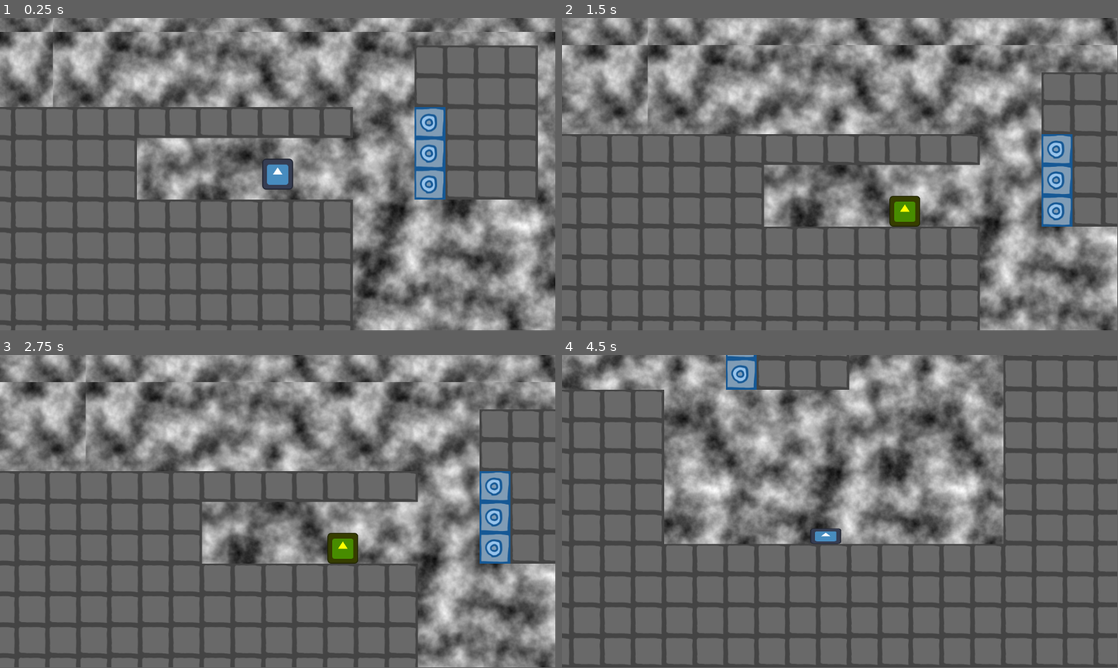
Above: before the commit, frames 1-4 (two rows, left to right).
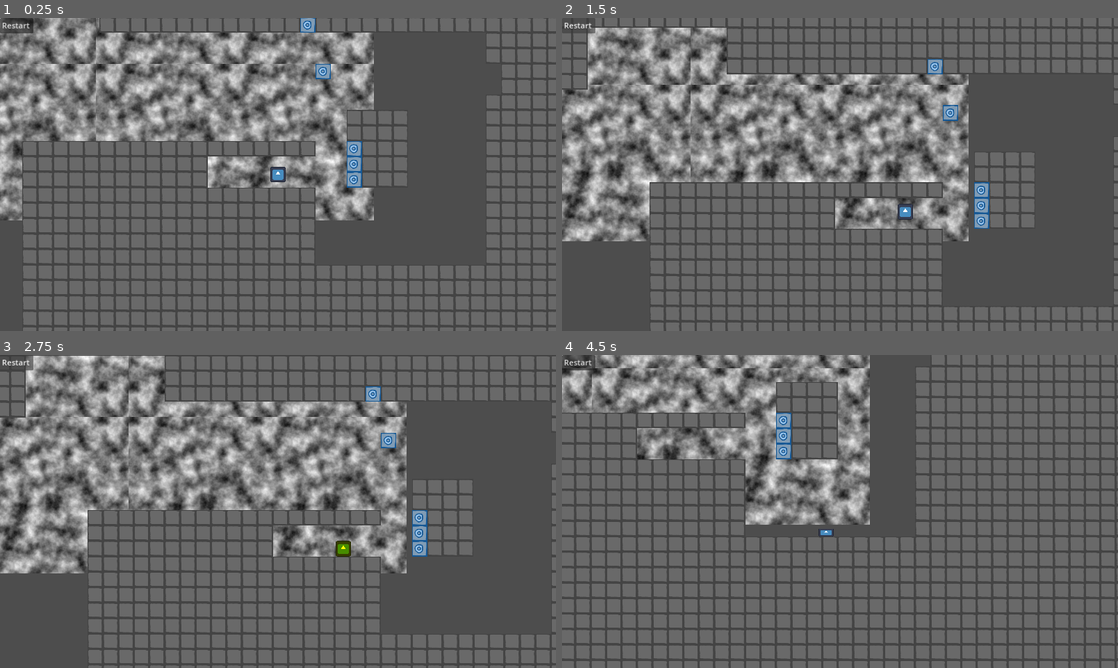
Above: after the commit, the same moments.

Repository: Haydoggo/GW61
Game: Godot game, scene res://scenes/test_level.tscn
Two runs of this game, one before a commit and one after it. Both use one fixed random seed, a clock stepped at 60 frames per second and the inputs below. The engine's default icon, where the game draws it, is replaced by a stand-in: a white triangle on a blue panel in a dark square.
Inputs (mouse positions are in pixels of both pictures, inside the frame that each line leads up to):
- Up to frame 1 (0.25 s): no input
- Up to frame 2 (1.5 s): click (578, 24) at 0.5 s, where only the run after the commit has a clickable "Restart"; click (578, 24) at 1.25 s, where only the run after the commit has a clickable "Restart"
- Up to frame 3 (2.75 s): click (16, 361) at 2 s, where only the run after the commit has a clickable "Restart"
- Up to frame 4 (4.5 s): tap Enter at 2.75 s; move the mouse to (962, 495) at 2.77 s; hold D (move_right) 2.78-4.28 s; click (962, 495) at 2.85 s; tap Space (jump) at 3.02, 3.77 s; move the mouse to (728, 527) at 3.52 s; right-click (728, 527) at 3.6 s; move the mouse to (895, 442) at 4.27 s; hold A (move_left) from 4.28 s (still down); tap S (slide) at 4.35 s
In our replay, the window is 799x449 before the commit and 800x450 after it. These sizes can differ from the game's own. Grey fills any space a smaller window leaves; there, only what the larger window draws over its background counts as a difference.

The runs differ from the first frame. In frame 1, 61% of the frame differs, in the area x 0-100%, y 0-100%; in frame 2, 62%; in frame 3, 63%; in frame 4, 54%.

Commit message:
Add restart and adjust camera

Diff:
--- a/project.godot
+++ b/project.godot
@@ -14,6 +14,11 @@
 run/main_scene="res://scenes/test_level.tscn"
 config/features=PackedStringArray("4.1", "GL Compatibility")
 config/icon="res://icon.svg"
+
+[display]
+
+window/stretch/mode="canvas_items"
+window/stretch/aspect="expand"
 
 [input]
 
--- a/scenes/test_level.tscn
+++ b/scenes/test_level.tscn
@@ -1,8 +1,9 @@
-[gd_scene load_steps=8 format=3 uid="uid://cfqyto00kgjv1"]
+[gd_scene load_steps=10 format=3 uid="uid://cfqyto00kgjv1"]
 
 [ext_resource type="PackedScene" uid="uid://bvd5c508fvhdx" path="res://scenes/player/player.tscn" id="1_2mubu"]
 [ext_resource type="Script" path="res://scenes/player/camera.gd" id="2_cmo05"]
 [ext_resource type="Texture2D" uid="uid://dqk21ombcr8t7" path="res://scenes/tileset.png" id="3_xc371"]
+[ext_resource type="Script" path="res://scenes/world_map.gd" id="4_i8shp"]
 
 [sub_resource type="FastNoiseLite" id="FastNoiseLite_vs8gn"]
 
@@ -69,6 +70,14 @@
 physics_layer_0/collision_layer = 1
 sources/0 = SubResource("TileSetAtlasSource_58b0o")
 
+[sub_resource type="GDScript" id="GDScript_fg8m3"]
+resource_name = "RestartButton"
+script/source = "extends Button
+
+func _pressed() -> void:
+	get_tree().reload_current_scene()
+"
+
 [node name="TestLevel" type="Node2D"]
 
 [node name="Player" parent="." instance=ExtResource("1_2mubu")]
@@ -76,6 +85,7 @@
 auto_retract = true
 
 [node name="Camera2D" type="Camera2D" parent="Player"]
+zoom = Vector2(0.5, 0.5)
 script = ExtResource("2_cmo05")
 
 [node name="ParallaxBackground" type="ParallaxBackground" parent="."]
@@ -100,3 +110,12 @@
 tile_set = SubResource("TileSet_laxwg")
 format = 2
 layer_0/tile_data = PackedInt32Array(327684, 0, 0, 327685, 0, 0, 327686, 0, 0, 327687, 0, 0, 131076, 0, 0, 131075, 0, 0 …(75829 unchanged characters)…
+script = ExtResource("4_i8shp")
+
+[node name="CanvasLayer" type="CanvasLayer" parent="."]
+
+[node name="Button" type="Button" parent="CanvasLayer"]
+offset_right = 8.0
+offset_bottom = 8.0
+text = "Restart "
+script = SubResource("GDScript_fg8m3")
